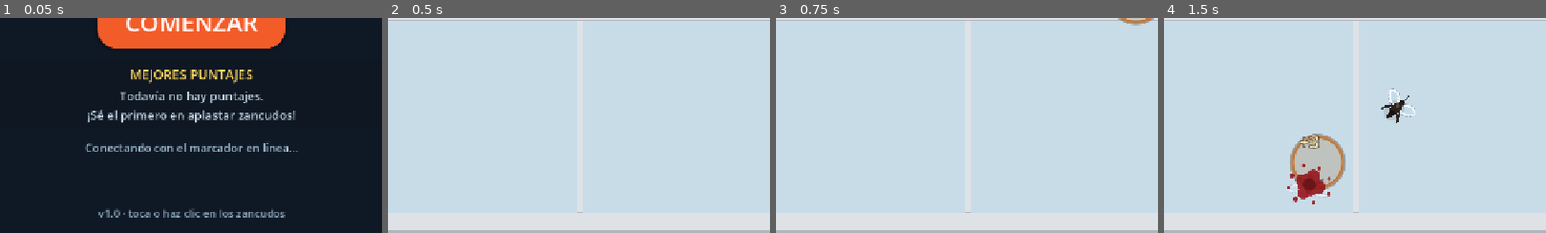
Above: before the commit, frames 1-4 (left to right).
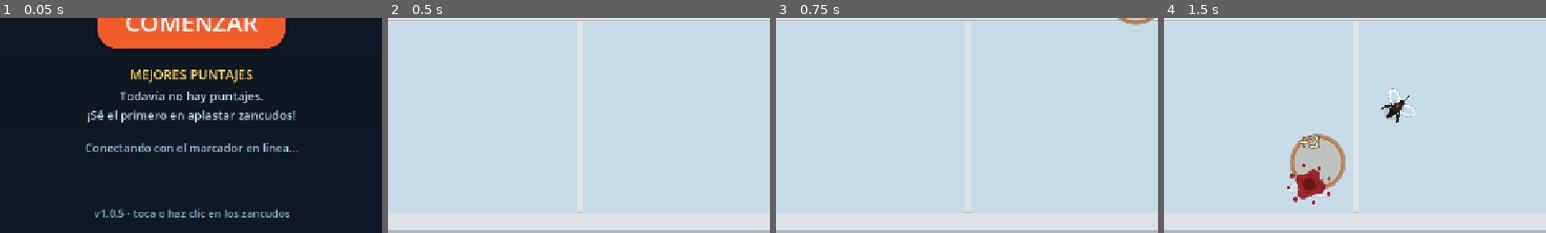
Above: after the commit, the same moments.

Repository: h3ct0rg/matacudo
Game: Godot game, scene res://tools/smoke_test.tscn
The game is run twice, just before and just after one commit, with the same random seed, the same clock (stepped at 60 frames per second) and the same inputs. This scene is started directly instead of the project's main scene.
Inputs (mouse positions are % of the whole screen's width and height, from its top left):
- Up to frame 1 (0.05 s): no input
- Up to frame 2 (0.5 s): no input
- Up to frame 3 (0.75 s): tap Enter at 0.5 s; move the mouse to (72, 45) at 0.52 s; click (72, 45) at 0.67 s
- Up to frame 4 (1.5 s): tap Space at 0.77 s; move the mouse to (45, 83) at 1.27 s; click (45, 83) at 1.42 s
The pictures show only the part of the screen within x 25-75%, y 50-100%; the shares and areas given below are measured in that part.

The runs differ from the first frame. In frame 1, 1.1% of the frame differs, in the area x 24-76%, y 88-93%; in frame 2, nothing differs; in frame 3, nothing differs; in frame 4, nothing differs.

Commit message:
v1.0.5: arreglado el teclado en movil y area de aplastamiento mas grande
Teclado en movil: al tocar el campo de nombre aparecia el teclado pero lo escrito
no llegaba al juego. Diagnostico con el build real en un navegador: el motor si
enfocaba el LineEdit (el juego reporta dueno=Field), pero en el DOM el foco
quedaba en el canvas, asi que las teclas iban al canvas y no al campo.

Se probaron tres arreglos y solo el tercero funciono, medido en cada intento por
document.activeElement:
  1. tabindex=-1 en el canvas -> seguia robando el foco (el motor lo enfoca por
     codigo, no por el gesto)
  2. preventDefault en mousedown/touchstart -> sin efecto
  3. anular canvas.focus() -> activeElement se queda en INPUT y el texto entra
Se anade tambien el campo del nombre con modo de proceso siempre, porque el arbol
esta pausado cuando se escribe, y se activa el teclado virtual experimental del
export, que es quien crea el input del DOM que el telefono necesita.

Version: 1.0 -> 1.0.5.

De paso, la prueba de humo esperaba ver en el top 5 un puntaje de 7 puntos, que
nunca entra porque la tabla ya tiene cinco puntajes mas altos: ahora sube 9999 y
siempre entra. Era un defecto de la prueba, no del juego.

Diff:
--- a/project.godot
+++ b/project.godot
@@ -11,7 +11,7 @@
 [application]
 
 config/name="Mata Zancudos"
-config/version="1.0"
+config/version="1.0.5"
 run/main_scene="res://scenes/menu.tscn"
 config/features=PackedStringArray("4.7")
 
--- a/scenes/game.tscn
+++ b/scenes/game.tscn
@@ -183,6 +183,7 @@
 horizontal_alignment = 1
 
 [node name="NameEntry" type="VBoxContainer" parent="GameOver/Center/Panel/Content"]
+process_mode = 3
 layout_mode = 2
 theme_override_constants/separation = 4
 
--- a/tools/smoke_test.gd
+++ b/tools/smoke_test.gd
@@ -97,7 +97,10 @@
 	_check(centred, "el panel de fin queda centrado (%.0f,%.0f)" % [panel.global_position.x, panel.global_position.y])
 
 	# 4. The score is stored under the typed name and comes back from the cloud.
-	GameData.score = 7
+	# A score high enough to reach the top five: with a low one the assertion
+	# below fails for the right reason (the table keeps only five entries) and
+	# would look like a bug in the game.
+	GameData.score = 9999
 	var field: LineEdit = _game.get_node("GameOver/Center/Panel/Content/NameEntry/Row/Field")
 	var save_button: Button = _game.get_node("GameOver/Center/Panel/Content/NameEntry/Row/Save")
 	var name_entry: Control = _game.get_node("GameOver/Center/Panel/Content/NameEntry")
Not shown, changed: build/web/LEEME.txt
Not shown, changed: export_presets.cfg
Not shown, changed: .gitignore
Not shown, changed: build/web/index.html
Not shown, changed: build/web/index.pck
Not shown, changed: tools/web-mobile-check.mjs
Not shown, added: tools/web-typing-check.mjs
Not shown, changed: web_shell.html
